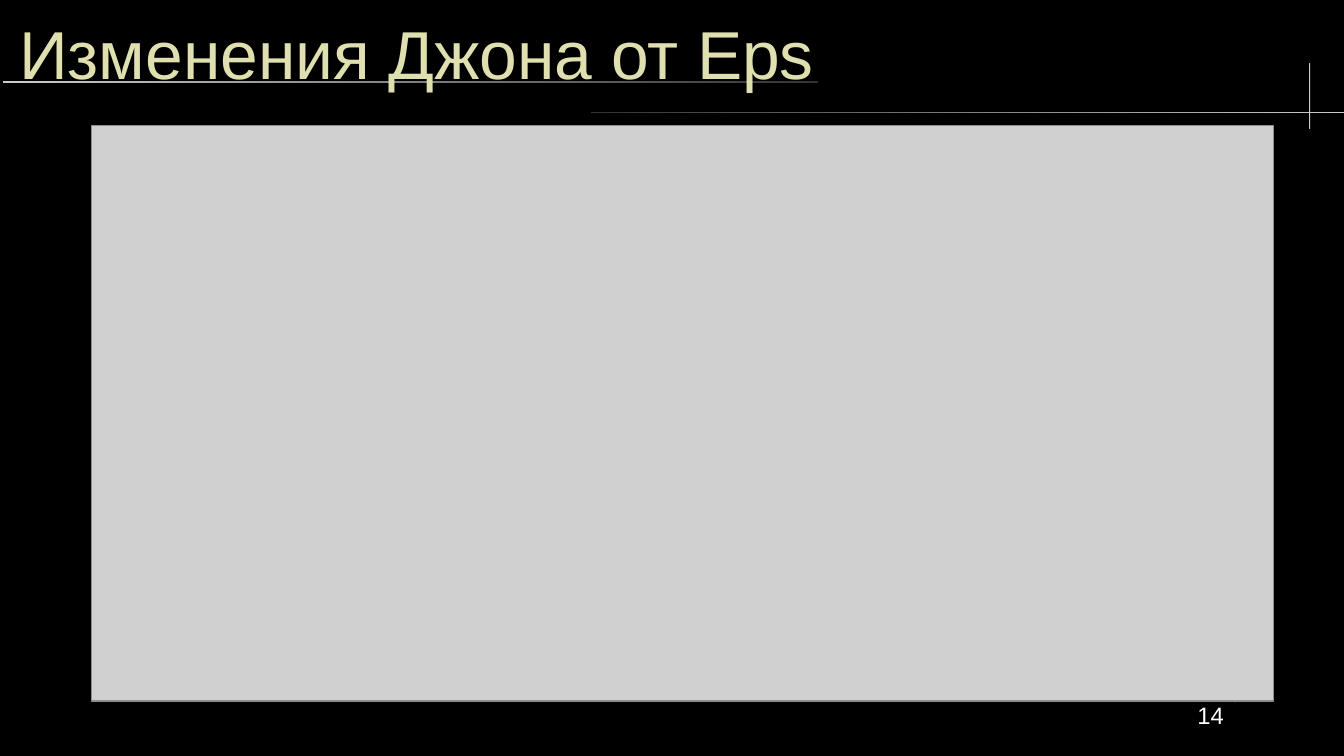
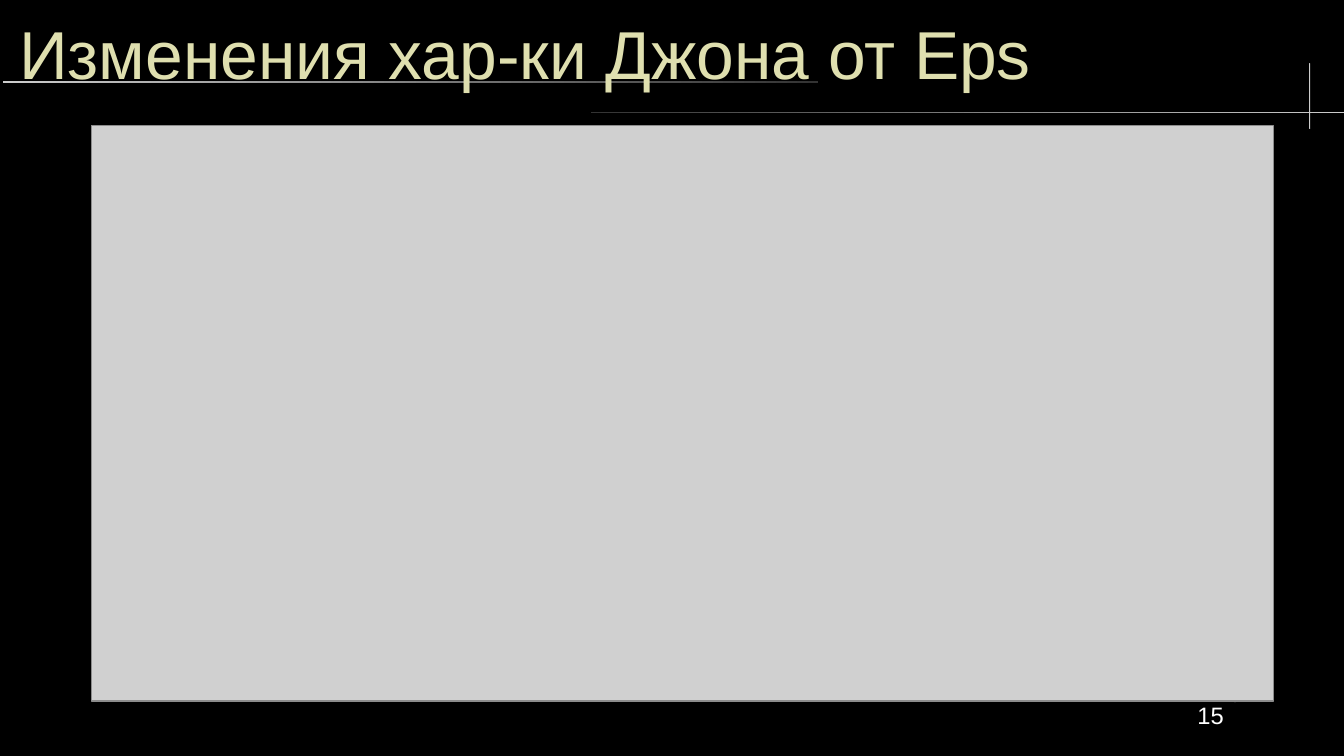
Before and after one commit to lxvevery1/LSTU_MAG, a slide deck: slide 15 of 5_1/ML/lab/coursework/presentation/ProjectOrg.odp (slide 14 before the commit). Drawn at 1344x756 pixels with LibreOffice and Linux fonts; fonts in the diff are those of the drawing; grey boxes stand for pictures. Boxes give left, top, right and bottom in pixels: in the first picture for what was removed or moved away, otherwise in the second. Text is boxed around its words. In the diff, an @@ line names an element or a change of style, - is before the commit and + after.

Commit message:
presentation update

```diff
--- a/5_1/ML/lab/coursework/presentation/ProjectOrg.odp
+++ b/5_1/ML/lab/coursework/presentation/ProjectOrg.odp
@@ title at bbox=[19, 32, 1031, 93]: text changed @@
-Изменения Джона от Eps
+Изменения хар-ки Джона от Eps
@@ page number at bbox=[1197, 707, 1223, 725]: text changed @@
-14
+15
```
Also in this commit, not shown: 1 other slide changed, 1 slide added, 1 slide removed, 3 other files.
